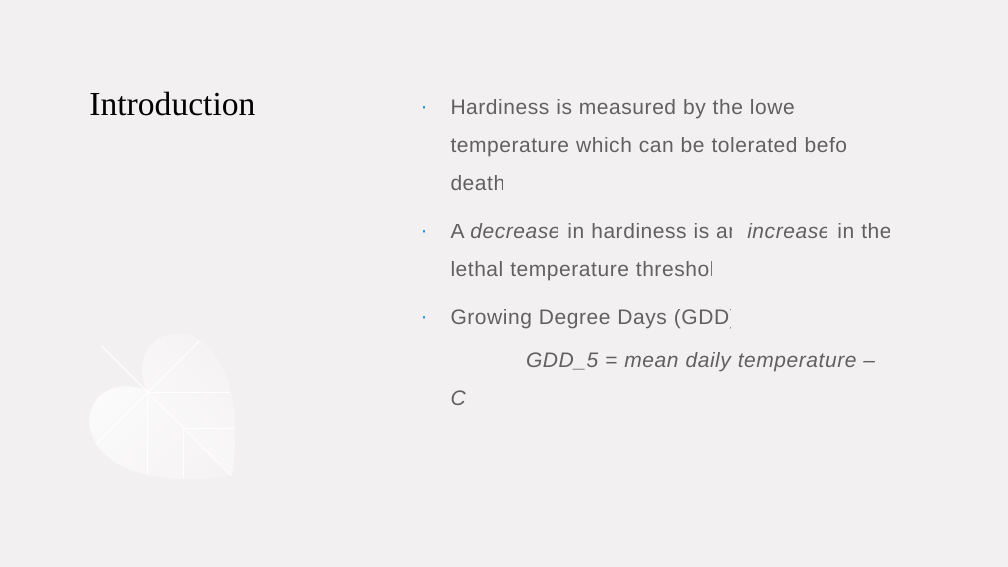
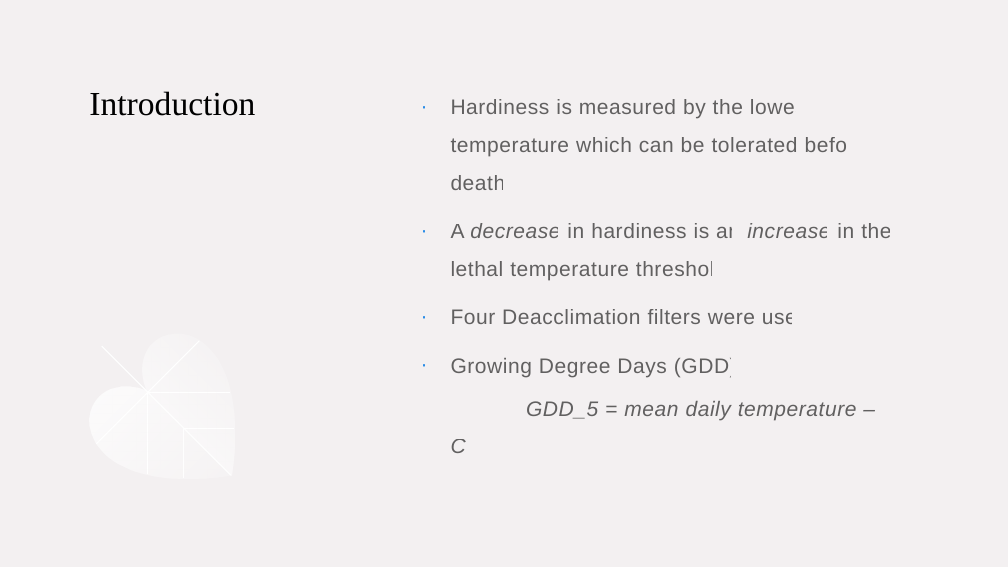
Before and after one commit to afong3/hardiness, a slide deck: slide 3 of final/presentation.pptx (slide 2 before the commit). Drawn at 1008x567 pixels with LibreOffice and Linux fonts; fonts in the diff are those of the drawing. Boxes give left, top, right and bottom in pixels: in the first picture for what was removed or moved away, otherwise in the second. Text is boxed around its words. In the diff, an @@ line names an element or a change of style, - is before the commit and + after.

```diff
--- a/final/presentation.pptx
+++ b/final/presentation.pptx
@@ text at <box>451,309,809,324</box>: paragraph added @@
+· Four Deacclimation filters were used
```
Also in this commit, not shown: 5 other slides changed, 2 slides added, 19 other files.
